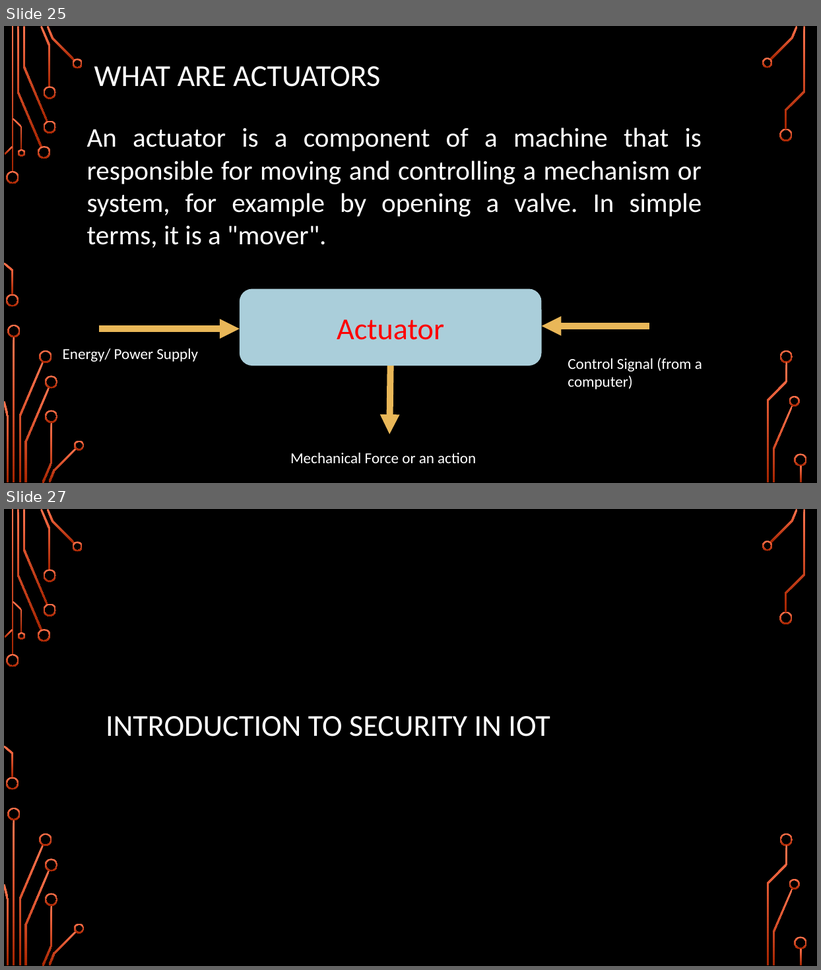
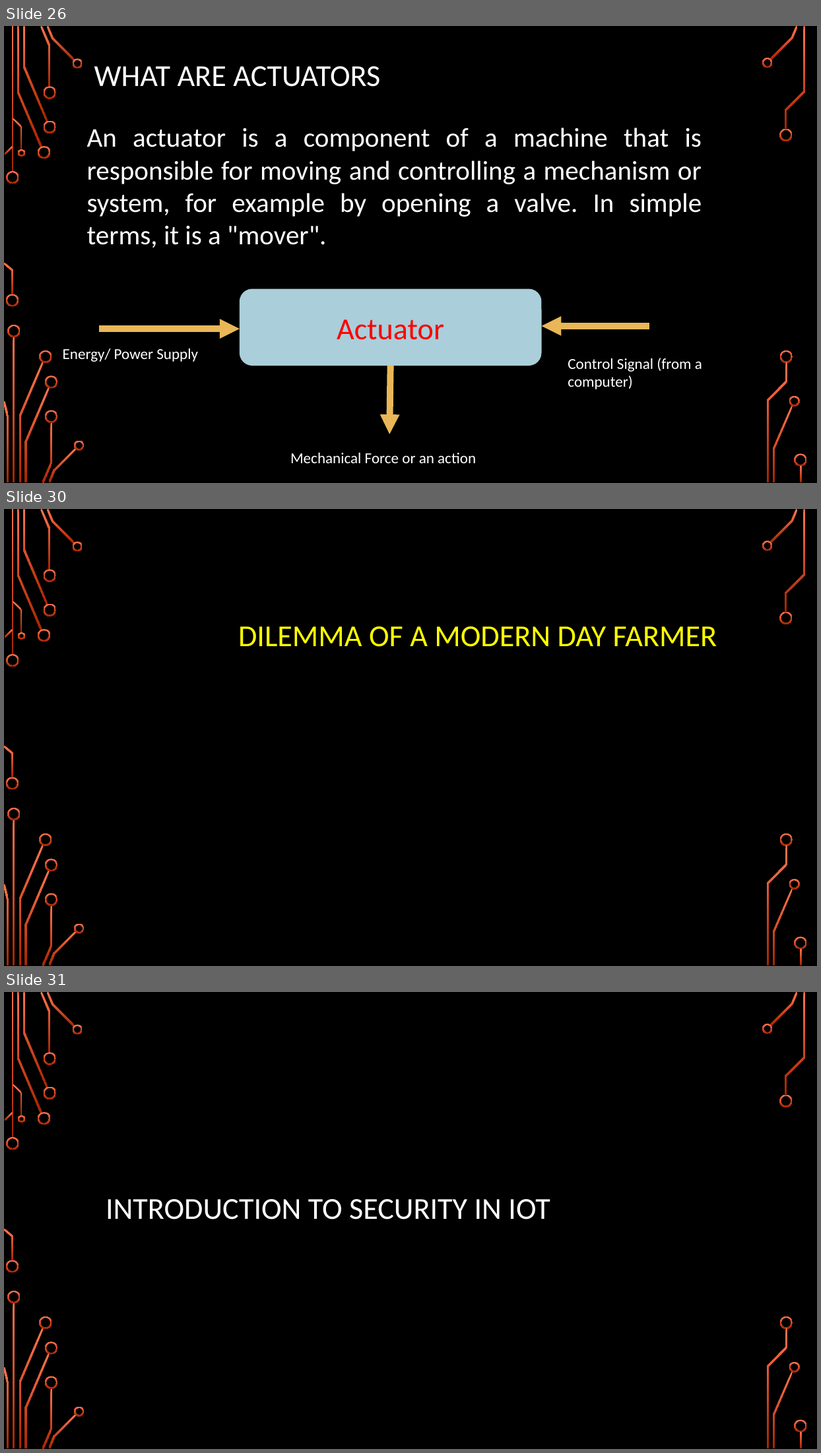
Before and after one commit to girishsukukumar/IoTWorkshop, a slide deck: Module-2.pptx. Shown one above the other, each under a label of ours: slides 25 and 27 before the commit, slides 26, 30 and 31 after it; the slides between them are not shown. The pictures are 821x970 and 821x1453 pixels, drawn with LibreOffice and Linux fonts; fonts in the diff are those of the drawing; background and template pictures are left out. Boxes give left, top, right and bottom in pixels: in the first picture for what was removed or moved away, otherwise in the second. Text is boxed around its words. In the diff, an @@ line names an element or a change of style, - is before the commit and + after.

```diff
--- a/Module-2.pptx
+++ b/Module-2.pptx
@@ slide 30 added at box(4, 509, 817, 966), background picture (left out); not listed: 36 template elements that a slide beside it also shows @@
@@ title added at box(238, 626, 717, 647), 36 pt, text #FFFF00 @@
+DILEMMA OF A MODERN DAY FARMER
@@ what was slide 25 is now slide 26 @@
@@ what was slide 27 is now slide 31 @@
```
Also in this commit, not shown: 1 slide changed, 3 other slides added.
